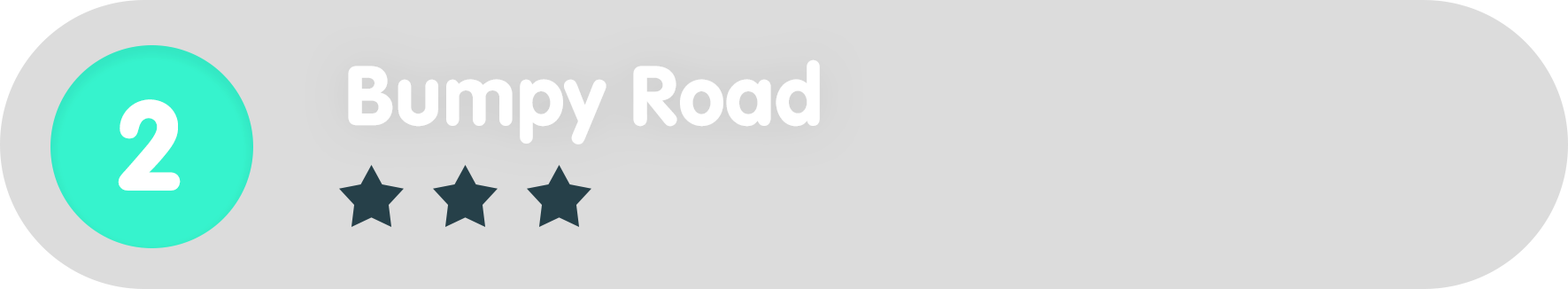
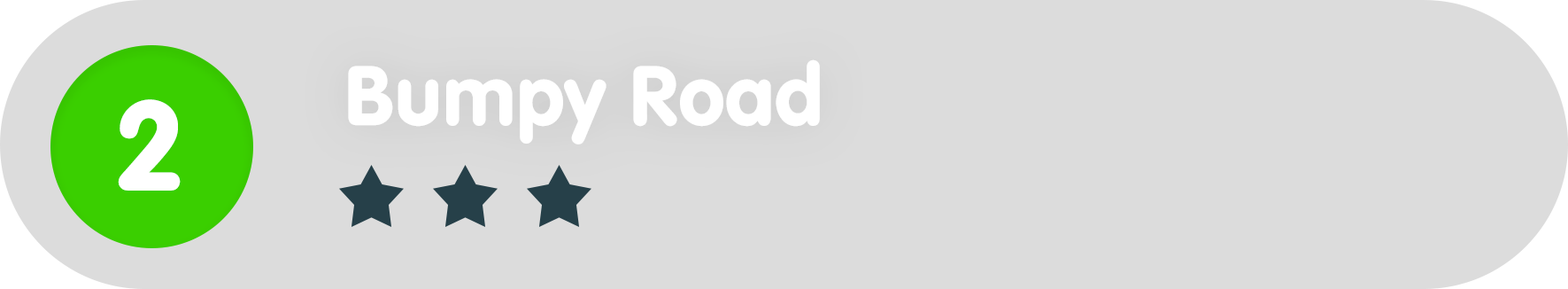
Comparing the layer stacks of the two 1568x289 images. Changes:
painted on "Ellipse_green" over <box>50,45,254,248</box>
